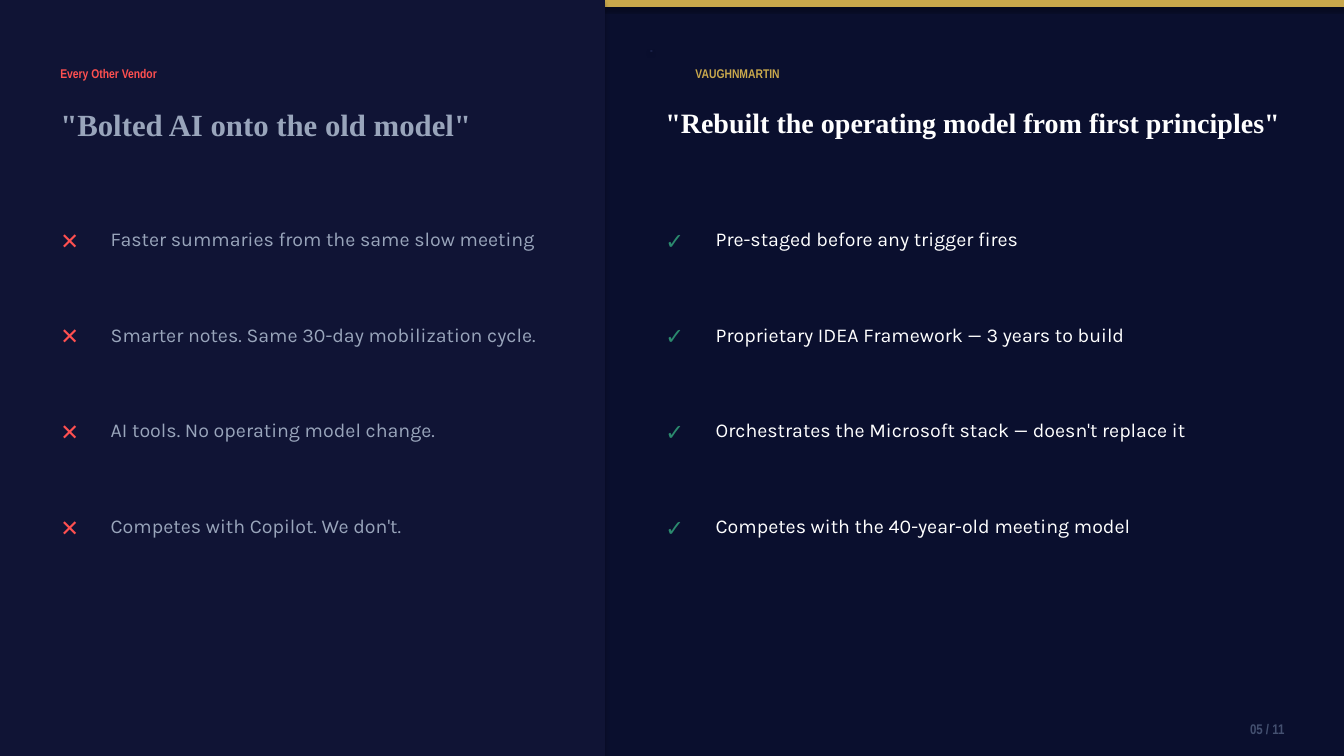
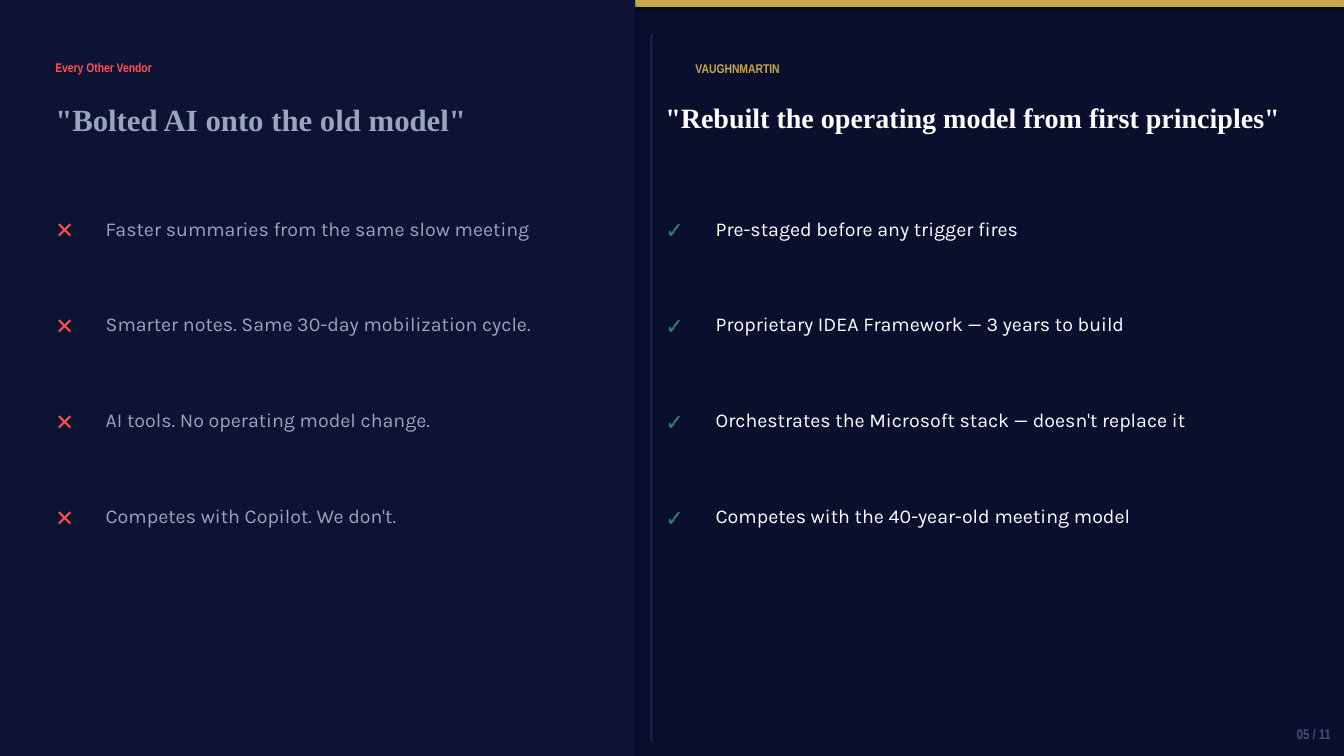
Before and after one commit to mbrunke18/CodePlatform1, a slide deck: slide 5 of attached_assets/VaughnMartin-Investor-Pitch-Deck.pptx. Drawn at 1344x756 pixels with LibreOffice and Linux fonts; fonts in the diff are those of the drawing. Boxes give left, top, right and bottom in pixels: in the first picture for what was removed or moved away, otherwise in the second. Text is boxed around its words. In the diff, an @@ line names an element or a change of style, - is before the commit and + after.

```diff
--- a/attached_assets/VaughnMartin-Investor-Pitch-Deck.pptx
+++ b/attached_assets/VaughnMartin-Investor-Pitch-Deck.pptx
@@ rectangle: place and size @@
-rectangle at [0, 0, 605, 756]
+rectangle at [0, 0, 635, 756]
@@ rectangle at [0, 0, 635, 756]: fill #101435 to #0E1334 @@
@@ text "Every Other Vendor": place and size @@
-text "Every Other Vendor" at [60, 69, 157, 80]
+text "Every Other Vendor" at [55, 63, 152, 75]
@@ rectangle: place and size @@
-rectangle at [650, 50, 652, 51]
+rectangle at [650, 40, 650, 42]
@@ rectangle at [650, 40, 650, 42]: fill #222B55 to #C9A84C @@
@@ rectangle added at [650, 35, 652, 741], fill #1E2755 @@
@@ text "VAUGHNMARTIN": place and size @@
-text "VAUGHNMARTIN" at [695, 69, 779, 78]
+text "VAUGHNMARTIN" at [695, 64, 779, 73]
@@ text ""Bolted AI onto the old ...": place and size @@
-text ""Bolted AI onto the old ..." at [60, 114, 471, 136]
+text ""Bolted AI onto the old ..." at [55, 109, 466, 131]
@@ text ""Rebuilt the operating model from ...": place and size @@
-text ""Rebuilt the operating model from ..." at [665, 113, 1280, 139]
+text ""Rebuilt the operating model from ..." at [665, 108, 1280, 134]
@@ text "✕" rewrapped from [50, 222, 91, 261] to [45, 212, 91, 251] @@
@@ text "Faster summaries from the same ...": place and size @@
-text "Faster summaries from the same ..." at [111, 232, 535, 251]
+text "Faster summaries from the same ..." at [106, 222, 530, 241]
@@ text "✓" rewrapped from [655, 222, 696, 261] to [655, 212, 701, 251] @@
@@ text "Pre-staged before any trigger fires": place and size @@
-text "Pre-staged before any trigger fires" at [716, 232, 1018, 251]
+text "Pre-staged before any trigger fires" at [716, 222, 1018, 241]
@@ text "✕" rewrapped from [50, 318, 91, 357] to [45, 308, 91, 347] @@
@@ text "Smarter notes. Same 30-day mobilization ...": place and size @@
-text "Smarter notes. Same 30-day mobilization ..." at [111, 328, 535, 347]
+text "Smarter notes. Same 30-day mobilization ..." at [106, 317, 530, 336]
@@ text "✓" rewrapped from [655, 318, 696, 357] to [655, 308, 701, 347] @@
@@ text "Proprietary IDEA Framework — 3 ...": place and size @@
-text "Proprietary IDEA Framework — 3 ..." at [716, 328, 1124, 347]
+text "Proprietary IDEA Framework — 3 ..." at [716, 317, 1124, 336]
@@ text "✕" rewrapped from [50, 413, 91, 453] to [45, 403, 91, 443] @@
@@ text "AI tools. No operating model ...": place and size @@
-text "AI tools. No operating model ..." at [111, 423, 435, 442]
+text "AI tools. No operating model ..." at [106, 413, 430, 432]
@@ text "✓" rewrapped from [655, 413, 696, 453] to [655, 403, 701, 443] @@
@@ text "Orchestrates the Microsoft stack — ...": place and size @@
-text "Orchestrates the Microsoft stack — ..." at [716, 423, 1185, 442]
+text "Orchestrates the Microsoft stack — ..." at [716, 413, 1185, 432]
@@ text "✕" rewrapped from [50, 509, 91, 548] to [45, 499, 91, 538] @@
@@ text "Competes with Copilot. We don't.": place and size @@
-text "Competes with Copilot. We don't." at [111, 519, 401, 538]
+text "Competes with Copilot. We don't." at [106, 509, 396, 528]
@@ text "✓" rewrapped from [655, 509, 696, 548] to [655, 499, 701, 538] @@
@@ text "Competes with the 40-year-old meeting ...": place and size @@
-text "Competes with the 40-year-old meeting ..." at [716, 519, 1130, 538]
+text "Competes with the 40-year-old meeting ..." at [716, 509, 1130, 528]
@@ text "05 / 11" at [1297, 729, 1331, 739]: alignment left to right @@
```
Also in this commit, not shown: 9 other slides changed, 1 slide added, 1 slide removed, 12 other files.
